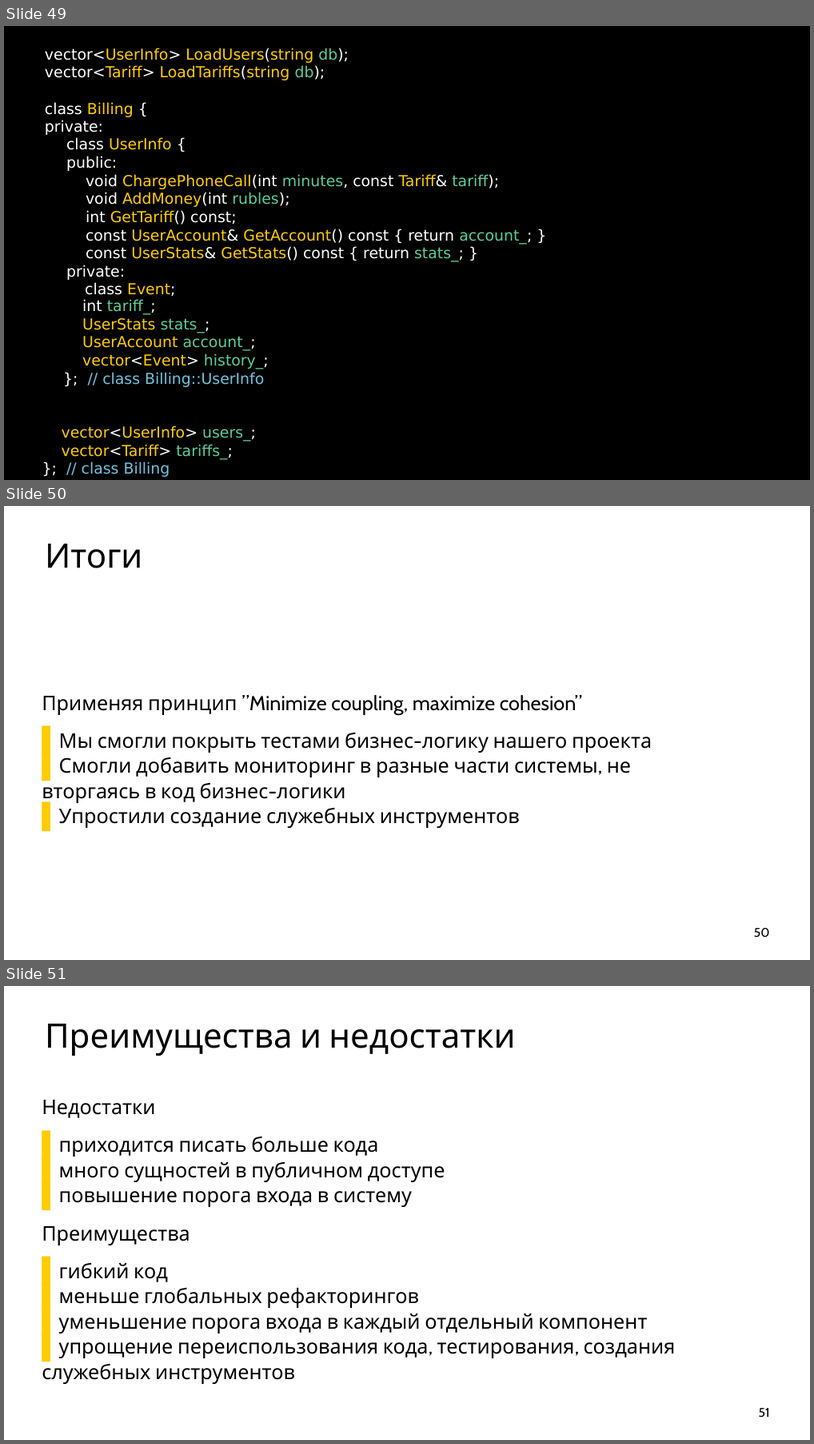
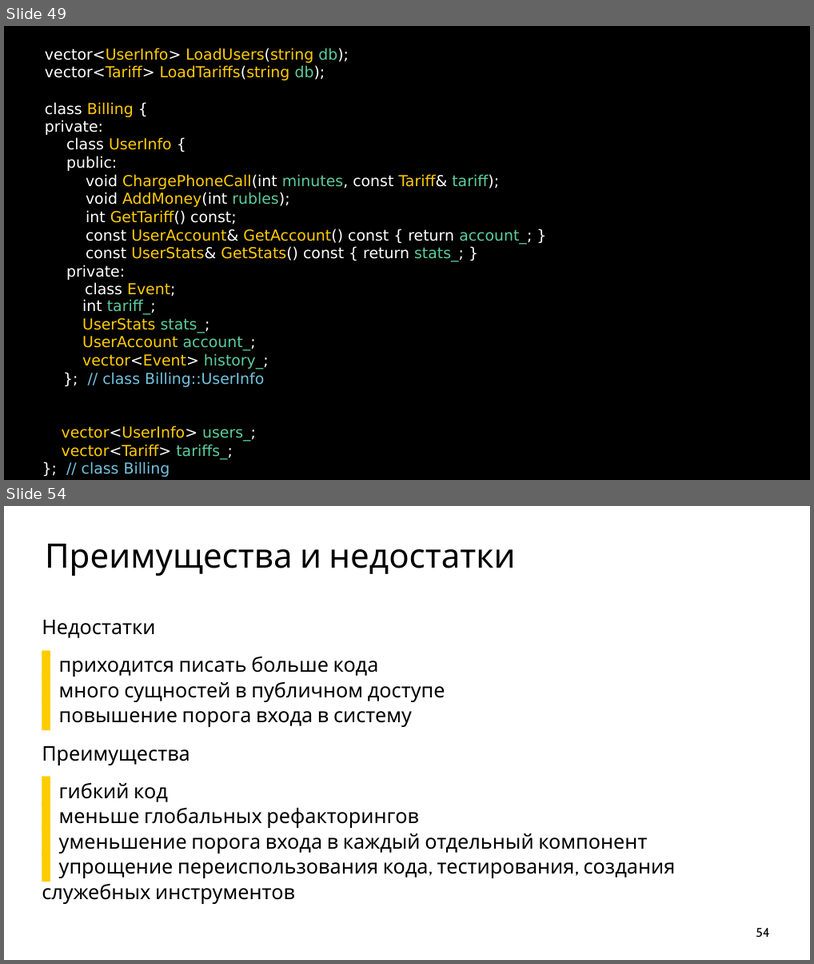
Before and after one commit to ishfb/cpprus17, a slide deck: slides.pptx. Shown one above the other, each under a label of ours: slides 49, 50 and 51 before the commit, slides 49 and 54 after it; the slides between them are not shown. The pictures are 814x1444 and 814x964 pixels, drawn with LibreOffice and Linux fonts; fonts in the diff are those of the drawing. Boxes give left, top, right and bottom in pixels: in the first picture for what was removed or moved away, otherwise in the second. Text is boxed around its words. In the diff, an @@ line names an element or a change of style, - is before the commit and + after.

```diff
--- a/slides.pptx
+++ b/slides.pptx
@@ slide 50 removed at (4,506,810,960), background #FFFFFF @@
@@ title removed at (45,544,142,568) @@
-Итоги
@@ text removed at (42,695,652,828) @@
-Применяя принцип ”Minimize coupling, maximize cohesion”
-  ▌ Мы смогли покрыть тестами бизнес-логику нашего проекта
-  ▌ Смогли добавить мониторинг в разные части системы, не вторгаясь в код бизнес-логики
-  ▌ Упростили создание служебных инструментов
@@ page number removed at (754,928,770,937) @@
-50
@@ what was slide 51 is now slide 54 @@
@@ page number at (756,928,770,937): text changed @@
-51
+54
```
Also in this commit, not shown: 4 slides added, 1 other file.
